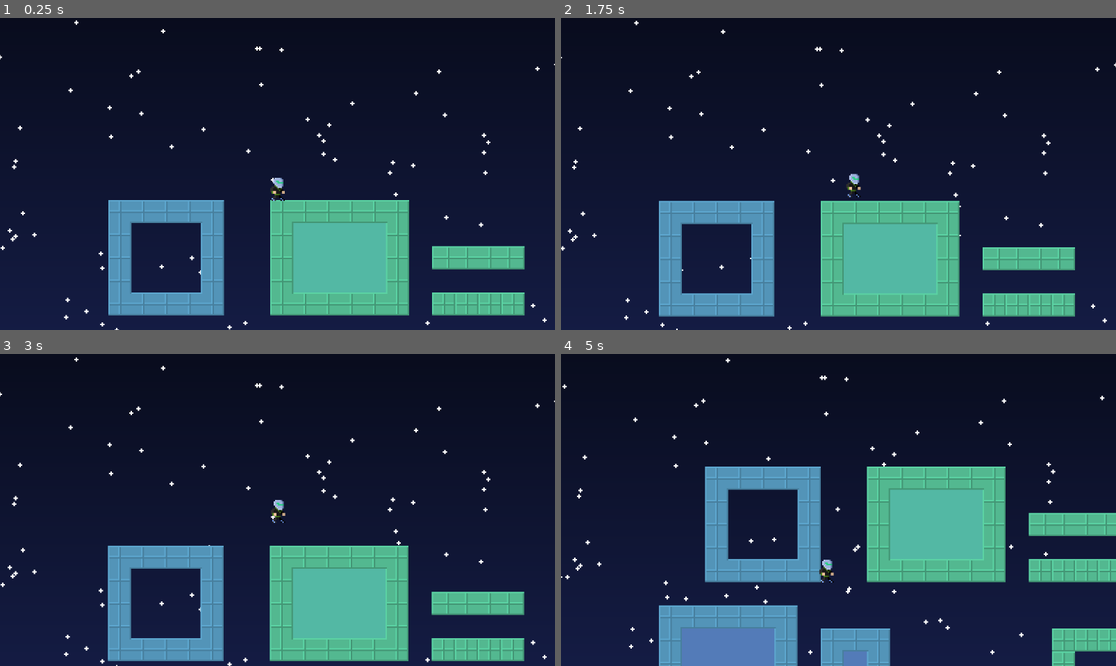
Above: before the commit, frames 1-4 (two rows, left to right).
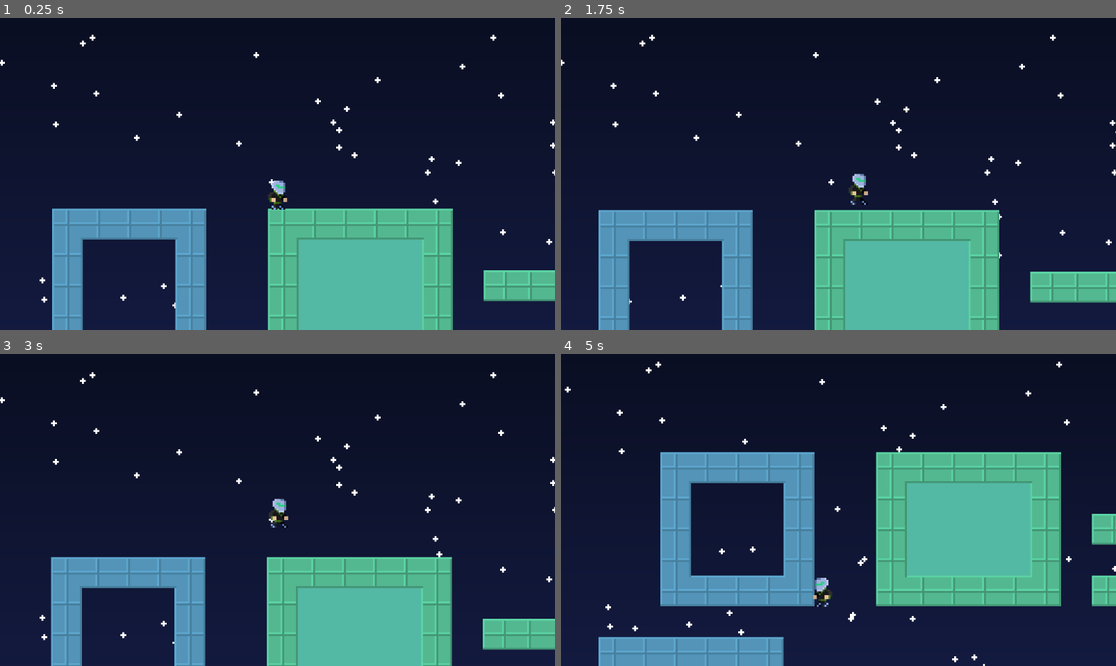
Above: after the commit, the same moments.

Repository: reneelias/Godot-2D-Platformer
Game: Godot game, scene res://Scenes/main.tscn
Same seed, same stepped clock (60 frames per second), same inputs: the game is played once before the commit and once after it.
Inputs:
- Up to frame 1 (0.25 s): no input
- Up to frame 2 (1.75 s): hold R 0.53-1.28 s; hold D from 0.53 s (still down); tap Space at 0.77, 1.52 s; tap R at 1.35 s
- Up to frame 3 (3 s): release D at 2.03 s; hold A 2.03-2.78 s; hold R 2.03-2.78 s; hold D from 2.78 s (still down); tap R at 2.85 s
- Up to frame 4 (5 s): tap Space at 3.02, 3.77, 4.52 s; hold R 3.53-4.28 s; release D at 4.28 s; hold A from 4.28 s (still down); tap R at 4.35 s

The runs differ from the first frame. In frame 1, 19% of the frame differs, in the area x 0-100%, y 0-100%; in frame 2, 20%; in frame 3, 18%; in frame 4, 30%, in the area x 0-100%, y 1-100%.

Commit message:
Add idle anim + character horizontal flipping

Diff:
--- a/2d-platformer/ObjectScenes/Player.tscn
+++ b/2d-platformer/ObjectScenes/Player.tscn
@@ -1,25 +1,65 @@
-[gd_scene load_steps=5 format=3 uid="uid://ccwmsb5ujo4ku"]
+[gd_scene load_steps=10 format=3 uid="uid://ccwmsb5ujo4ku"]
 
 [ext_resource type="Script" uid="uid://c71maiyhaww64" path="res://Scripts/CharacterController.gd" id="1_tryvm"]
-[ext_resource type="Texture2D" uid="uid://caqc7m1x1e1w2" path="res://Sprites/Character.png" id="2_5podq"]
 [ext_resource type="Script" uid="uid://c43q83dh0qpt7" path="res://ObjectScenes/CameraController.gd" id="3_5podq"]
+[ext_resource type="Texture2D" uid="uid://3s0xlldium38" path="res://Sprites/Character_SpriteSheet.png" id="3_akhjb"]
+
+[sub_resource type="AtlasTexture" id="AtlasTexture_wpivi"]
+atlas = ExtResource("3_akhjb")
+region = Rect2(0, 0, 24, 24)
+
+[sub_resource type="AtlasTexture" id="AtlasTexture_1gky5"]
+atlas = ExtResource("3_akhjb")
+region = Rect2(24, 0, 24, 24)
+
+[sub_resource type="AtlasTexture" id="AtlasTexture_bbkq1"]
+atlas = ExtResource("3_akhjb")
+region = Rect2(48, 0, 24, 24)
+
+[sub_resource type="AtlasTexture" id="AtlasTexture_5w4f7"]
+atlas = ExtResource("3_akhjb")
+region = Rect2(72, 0, 24, 24)
+
+[sub_resource type="SpriteFrames" id="SpriteFrames_6tuqy"]
+animations = [{
+"frames": [{
+"duration": 1.0,
+"texture": SubResource("AtlasTexture_wpivi")
+}, {
+"duration": 1.0,
+"texture": SubResource("AtlasTexture_1gky5")
+}, {
+"duration": 1.0,
+"texture": SubResource("AtlasTexture_bbkq1")
+}, {
+"duration": 1.0,
+"texture": SubResource("AtlasTexture_5w4f7")
+}],
+"loop": true,
+"name": &"Idle",
+"speed": 5.0
+}]
 
 [sub_resource type="RectangleShape2D" id="RectangleShape2D_0xm2m"]
 size = Vector2(8, 15)
 
-[node name="Player" type="CharacterBody2D"]
+[node name="Player" type="CharacterBody2D" node_paths=PackedStringArray("animSprite")]
 script = ExtResource("1_tryvm")
+animSprite = NodePath("AnimatedSprite2D")
 moveSpeed = 10.0
 friction = 0.075
+
+[node name="AnimatedSprite2D" type="AnimatedSprite2D" parent="."]
+texture_filter = 1
+sprite_frames = SubResource("SpriteFrames_6tuqy")
+animation = &"Idle"
+autoplay = "Idle"
+frame_progress = 0.00975299
 
 [node name="CollisionShape2D" type="CollisionShape2D" parent="."]
 shape = SubResource("RectangleShape2D_0xm2m")
 
-[node name="Sprite2D" type="Sprite2D" parent="."]
-texture_filter = 1
-texture = ExtResource("2_5podq")
-
 [node name="Camera2D" type="Camera2D" parent="."]
-zoom = Vector2(3, 3)
+zoom = Vector2(4, 4)
 position_smoothing_enabled = true
 script = ExtResource("3_5podq")
--- a/2d-platformer/Scripts/CharacterController.gd
+++ b/2d-platformer/Scripts/CharacterController.gd
@@ -1,6 +1,10 @@
 extends CharacterBody2D
 class_name CharacterController
 
+@export_group("References")
+@export var animSprite : AnimatedSprite2D
+
+@export_category("Physics")
 @export var gravityScale := 9.81
 @export var moveSpeed := 5.0
 @export var jumpSpeed := 100
@@ -38,6 +42,9 @@
     if abs(velocity.x) > maxVelX:
         velocity.x = maxVelX if velocity.x > 0 else -maxVelX
 
+    if inputVelocity.x != 0:
+        animSprite.flip_h = inputVelocity.x < 0
+
     if Input.is_key_pressed(KEY_SPACE):
         if is_on_floor():
             jumpSpeedFramesCount = 0
--- a/2d-platformer/project.godot
+++ b/2d-platformer/project.godot
@@ -21,5 +21,6 @@
 
 [rendering]
 
+textures/canvas_textures/default_texture_filter=0
 renderer/rendering_method="gl_compatibility"
 renderer/rendering_method.mobile="gl_compatibility"
Binary file added: 2d-platformer/Sprites/Character_SpriteSheet.png
Not shown, added: 2d-platformer/Sprites/Character_SpriteSheet.png.import
